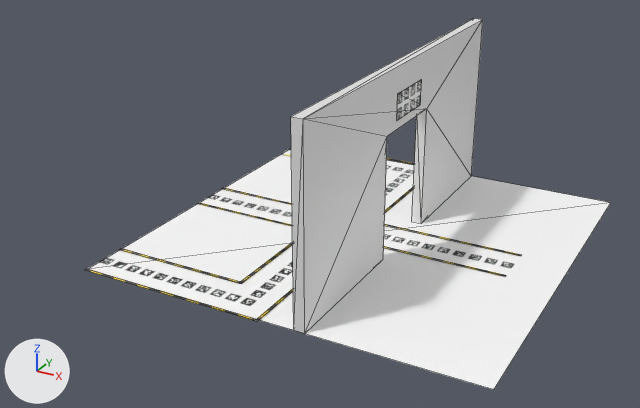
What one commit did to the COLLADA model software/ros_workspace/PX4-software/models/wall_with_markers_big_board_onepattern/meshes/model.dae.
Before and after are seen from a camera (50 mm lens) standing at (6.61, -14.02, 7.41) and looking at (-0.77, -0.59, 0.7). The lights are fixed; the arrows at lower left show +X, +Y and +Z. Mesh edges are drawn as thin lines. Where no turn or scale is listed for an object, it has been applied to the vertices.

Objects in the first picture: 'Cube.001', 'grid_board', 'grid_board_new_200_big_onepattern'.
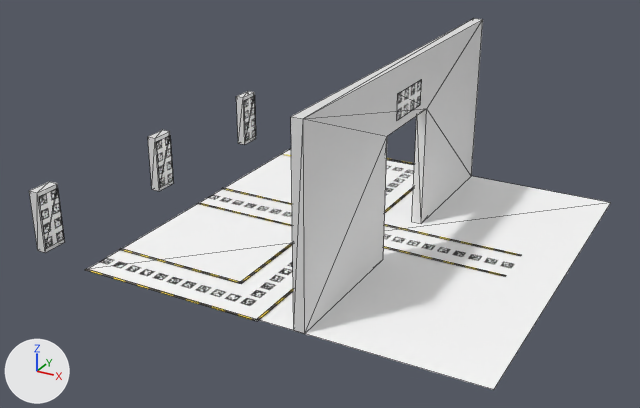
Where the newer file only moved an object's origin or applied its transform, the numbers keep the older frame.

Pixel boxes [x1, y1, x2, y2] of what changed, in the pictures (640 x 408 px):
'grid_board_new_1.003', added
    after: [39, 188, 64, 248]
'Cube', added
    after: [29, 182, 65, 253]
'grid_board_new_1.002', added
    after: [156, 135, 173, 187]
'Cube.003', added
    after: [148, 130, 173, 191]
'Cube.002', added
    after: [236, 91, 256, 144]
'grid_board_new_1', added
    after: [244, 96, 256, 141]

Edits to the bpy script that builds the scene:
```text
Add img_grid_board_new_1_png:
    img_grid_board_new_1_png = load_image('grid_board_new_1.png', 'grid_board_new_1.png', 4535, 2062, 'sRGB')
Add img_grid_board_new_1_png_002_png:
    img_grid_board_new_1_png_002_png = load_image('grid_board_new_1.png.002.png', 'grid_board_new_1.png.002.png', 4535, 2062, 'sRGB')
Add img_grid_board_new_1_png_003_png:
    img_grid_board_new_1_png_003_png = load_image('grid_board_new_1.png.003.png', 'grid_board_new_1.png.003.png', 4535, 2062, 'sRGB')
Add mat_grid_board_new_1:
    mat_grid_board_new_1 = principled_material('grid_board_new_1')
    mat_grid_board_new_1.texture = img_grid_board_new_1_png
Add mat_grid_board_new_1_002:
    mat_grid_board_new_1_002 = principled_material('grid_board_new_1.002')
    mat_grid_board_new_1_002.texture = img_grid_board_new_1_png_002_png
Add mat_grid_board_new_1_003:
    mat_grid_board_new_1_003 = principled_material('grid_board_new_1.003')
    mat_grid_board_new_1_003.texture = img_grid_board_new_1_png_003_png
Add me_cube_001:
    me_cube_001.from_pydata(...)  # a box spanning x -0.1..0.1, y -0.25..0.25, z -0.6..0.6
Add me_grid_board_new_1:
    me_grid_board_new_1.from_pydata(...)  # 4 vertices, 2 faces; spans x 0.0, y -0.24..0.24, z -0.52..0.52
    me_grid_board_new_1.materials.append(mat_grid_board_new_1)  # picture img_grid_board_new_1_png
Add me_grid_board_new_1_002:
    me_grid_board_new_1_002.from_pydata(...)  # 4 vertices, 2 faces; spans x 0.0, y -0.24..0.24, z -0.52..0.52
    me_grid_board_new_1_002.materials.append(mat_grid_board_new_1_002)  # picture img_grid_board_new_1_png_002_png
Add me_grid_board_new_1_003:
    me_grid_board_new_1_003.from_pydata(...)  # 4 vertices, 2 faces; spans x 0.0, y -0.24..0.24, z -0.52..0.52
    me_grid_board_new_1_003.materials.append(mat_grid_board_new_1_003)  # picture img_grid_board_new_1_png_003_png
Add ob_cube:
    ob_cube = bpy.data.objects.new('Cube', me_cube_001)
    ob_cube.location = (-5.0, -3.35, 0.6)
Add ob_cube_002:
    ob_cube_002 = bpy.data.objects.new('Cube.002', me_cube_001.copy())
    ob_cube_002.location = (-5.0, 3.35, 0.6)
Add ob_cube_003:
    ob_cube_003 = bpy.data.objects.new('Cube.003', me_cube_001.copy())
    ob_cube_003.location = (-5.0, 0.0, 0.6)
Add ob_grid_board_new_1:
    ob_grid_board_new_1 = bpy.data.objects.new('grid_board_new_1', me_grid_board_new_1)
    ob_grid_board_new_1.location = (-4.89, 3.35, 0.6)
Add ob_grid_board_new_1_002:
    ob_grid_board_new_1_002 = bpy.data.objects.new('grid_board_new_1.002', me_grid_board_new_1_002)
    ob_grid_board_new_1_002.location = (-4.89, 0.0, 0.6)
Add ob_grid_board_new_1_003:
    ob_grid_board_new_1_003 = bpy.data.objects.new('grid_board_new_1.003', me_grid_board_new_1_003)
    ob_grid_board_new_1_003.location = (-4.89, -3.35, 0.6)
```
